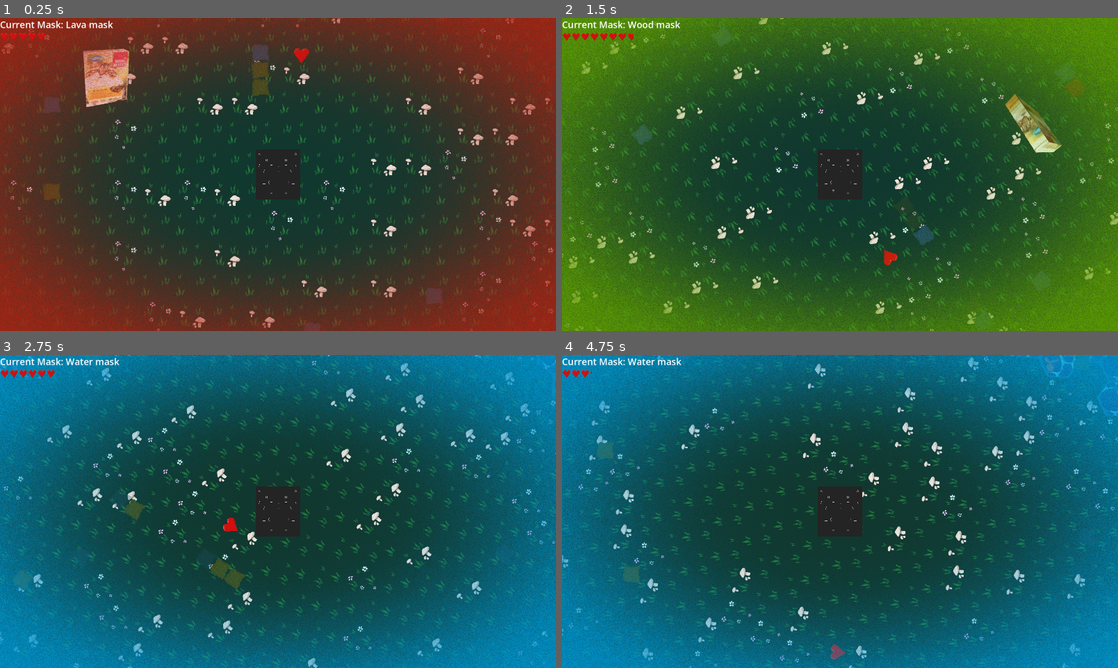
Above: before the commit, frames 1-4 (two rows, left to right).
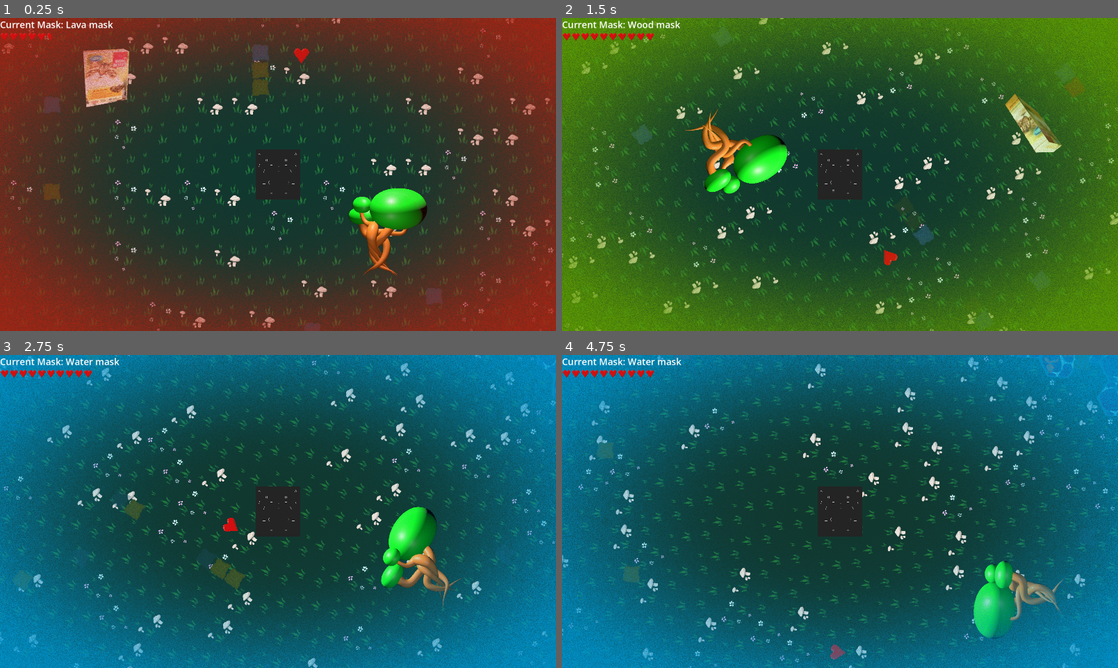
Above: after the commit, the same moments.

Repository: ccoors/mask
Game: Godot game, scene res://scenes/main_scene.tscn
Same seed, same stepped clock (60 frames per second), same inputs: the game is played once before the commit and once after it.
Inputs:
- Up to frame 1 (0.25 s): no input
- Up to frame 2 (1.5 s): tap Enter (ui_accept) at 0.5, 0.77 s; hold Right (right) 0.53-1.28 s; tap 1 (mask_1) at 0.6 s; hold Down (down) from 1.28 s (still down); tap 2 (mask_2) at 1.35 s
- Up to frame 3 (2.75 s): tap Enter (ui_accept) at 1.52 s; release Down (down) at 2.03 s; hold Right (right) from 2.03 s (still down); tap 3 (mask_3) at 2.1 s
- Up to frame 4 (4.75 s): release Right (right) at 2.78 s; hold Up (up) 2.78-3.53 s; tap 1 (mask_1) at 2.85 s; tap Enter (ui_accept) at 3.02, 3.77, 4.52 s; hold Left (left) from 3.53 s (still down); tap 2 (mask_2) at 3.6 s; tap 3 (mask_3) at 4.35 s

The runs differ from the first frame. In frame 1, 2.0% of the frame differs, in the area x 8-77%, y 4-83%; in frame 2, 2.3%, in the area x 12-89%, y 4-57%; in frame 3, 2.2%; in frame 4, 2.0%.

Commit message:
fix: player takes no hit on mask change

Diff:
--- /dev/null
+++ b/scenes/items/baum.gd
@@ -0,0 +1,5 @@
+extends Sprite2D
+
+
+func _process(_delta: float) -> void:
+    texture = %SubViewport.get_texture()
--- /dev/null
+++ b/scenes/items/baum.tscn
@@ -0,0 +1,72 @@
+[gd_scene format=3 uid="uid://cskplp60gnayr"]
+
+[ext_resource type="Script" uid="uid://bkk31tp4mnqhg" path="res://scenes/items/baum.gd" id="1_edhya"]
+[ext_resource type="PackedScene" uid="uid://n67ps1tsfxjd" path="res://assets/art/tree.glb" id="2_edhya"]
+
+[sub_resource type="Animation" id="Animation_edhya"]
+length = 0.001
+tracks/0/type = "value"
+tracks/0/imported = false
+tracks/0/enabled = true
+tracks/0/path = NodePath("tree:rotation")
+tracks/0/interp = 1
+tracks/0/loop_wrap = true
+tracks/0/keys = {
+"times": PackedFloat32Array(0),
+"transitions": PackedFloat32Array(1),
+"update": 0,
+"values": [Vector3(0, 0, 0)]
+}
+
+[sub_resource type="Animation" id="Animation_spaub"]
+resource_name = "rotate"
+length = 3.0
+loop_mode = 1
+tracks/0/type = "value"
+tracks/0/imported = false
+tracks/0/enabled = true
+tracks/0/path = NodePath("tree:rotation")
+tracks/0/interp = 1
+tracks/0/loop_wrap = true
+tracks/0/keys = {
+"times": PackedFloat32Array(0, 3),
+"transitions": PackedFloat32Array(1, 1),
+"update": 0,
+"values": [Vector3(0, 0, 0), Vector3(0, -6.2831855, 0)]
+}
+
+[sub_resource type="AnimationLibrary" id="AnimationLibrary_6itim"]
+_data = {
+&"RESET": SubResource("Animation_edhya"),
+&"rotate": SubResource("Animation_spaub")
+}
+
+[node name="Baum" type="Sprite2D" unique_id=1634710703]
+script = ExtResource("1_edhya")
+
+[node name="SubViewport" type="SubViewport" parent="." unique_id=1718556109]
+unique_name_in_owner = true
+transparent_bg = true
+
+[node name="Camera3D" type="Camera3D" parent="SubViewport" unique_id=891648246]
+transform = Transform3D(1, 0, 0, 0, 1, 0, 0, 0, 1, 16, 1.8976488, 4.965302)
+projection = 1
+fov = 48.0
+size = 9.575
+
+[node name="tree" parent="SubViewport" unique_id=1622392780 instance=ExtResource("2_edhya")]
+transform = Transform3D(1, 0, 0, 0, 1, 0, 0, 0, 1, 16, 0, 0)
+
+[node name="AnimationPlayer" type="AnimationPlayer" parent="SubViewport" unique_id=1066292363]
+libraries/ = SubResource("AnimationLibrary_6itim")
+autoplay = &"rotate"
+
+[node name="OmniLight3D" type="OmniLight3D" parent="SubViewport" unique_id=1474604800]
+transform = Transform3D(1, 0, 0, 0, 1, 0, 0, 0, 1, 15.4567585, 0, 6.1607046)
+light_energy = 2.0
+omni_range = 15.317611
+
+[node name="SpotLight3D" type="SpotLight3D" parent="SubViewport/OmniLight3D" unique_id=1228251970]
+transform = Transform3D(1, 0, 0, 0, 0.3097971, 0.9508027, 0, -0.9508027, 0.3097971, 0, 18.006926, 0)
+light_energy = 50.0
+spot_range = 26.59489
--- a/scenes/items/katzenfutter.gd
+++ b/scenes/items/katzenfutter.gd
@@ -6,7 +6,6 @@
 func _process(_delta: float) -> void:
     texture = %SubViewport.get_texture()
 
-
 func _on_detection_body_entered(body: Node2D) -> void:
     if body is CharacterBody2D and body.name == "player":
         body.win()
--- a/scenes/level.tscn
+++ b/scenes/level.tscn
@@ -3,10 +3,11 @@
 [ext_resource type="PackedScene" uid="uid://bu2asn3rttoff" path="res://scenes/tiles.tscn" id="1_w7c3h"]
 [ext_resource type="PackedScene" uid="uid://dkq3tiswraqgs" path="res://scenes/items/health_item.tscn" id="3_w8frs"]
 [ext_resource type="PackedScene" uid="uid://crwim327e0ulb" path="res://scenes/pollen_emitter.tscn" id="4_2r41h"]
-[ext_resource type="Script" path="res://scripts/item_generator.gd" id="4_mx8sn"]
+[ext_resource type="Script" uid="uid://c3e4dnol1btq5" path="res://scripts/item_generator.gd" id="4_mx8sn"]
+[ext_resource type="PackedScene" uid="uid://c11p5qlq846in" path="res://scenes/items/katzenfutter.tscn" id="4_ppgk2"]
 [ext_resource type="PackedScene" uid="uid://e8du2lkwh4tb" path="res://scenes/spark_emitter.tscn" id="5_klq6b"]
 [ext_resource type="PackedScene" uid="uid://dx6bh6uu2shty" path="res://scenes/bubble_emitter.tscn" id="6_b121j"]
-[ext_resource type="PackedScene" uid="uid://c11p5qlq846in" path="res://scenes/items/katzenfutter.tscn" id="4_ppgk2"]
+[ext_resource type="PackedScene" uid="uid://cskplp60gnayr" path="res://scenes/items/baum.tscn" id="8_b121j"]
 
 [node name="level" type="Node2D" unique_id=77777411]
 
@@ -33,3 +34,6 @@
 
 [node name="BubbleEmitter" parent="." unique_id=1573183473 instance=ExtResource("6_b121j")]
 position = Vector2(722, 270)
+
+[node name="Baum" parent="." unique_id=756794225 instance=ExtResource("8_b121j")]
+position = Vector2(340, 179)
--- a/scenes/player.gd
+++ b/scenes/player.gd
@@ -35,7 +35,6 @@
         if mask["collision_mask"] != i:
             set_cmask |= (1 << i)
     collision_mask = set_cmask
-    hit()
 
 func _process(_delta: float) -> void:
     for n in range(GLOBALS.MASKS.size()):
Not shown, added: assets/art/fireguy.png.import
Not shown, added: assets/art/leaver.png.import
Not shown, added: assets/art/tree.glb.import
Not shown, added: assets/art/watergirl.png.import
Not shown, added: scenes/items/baum.gd.uid
